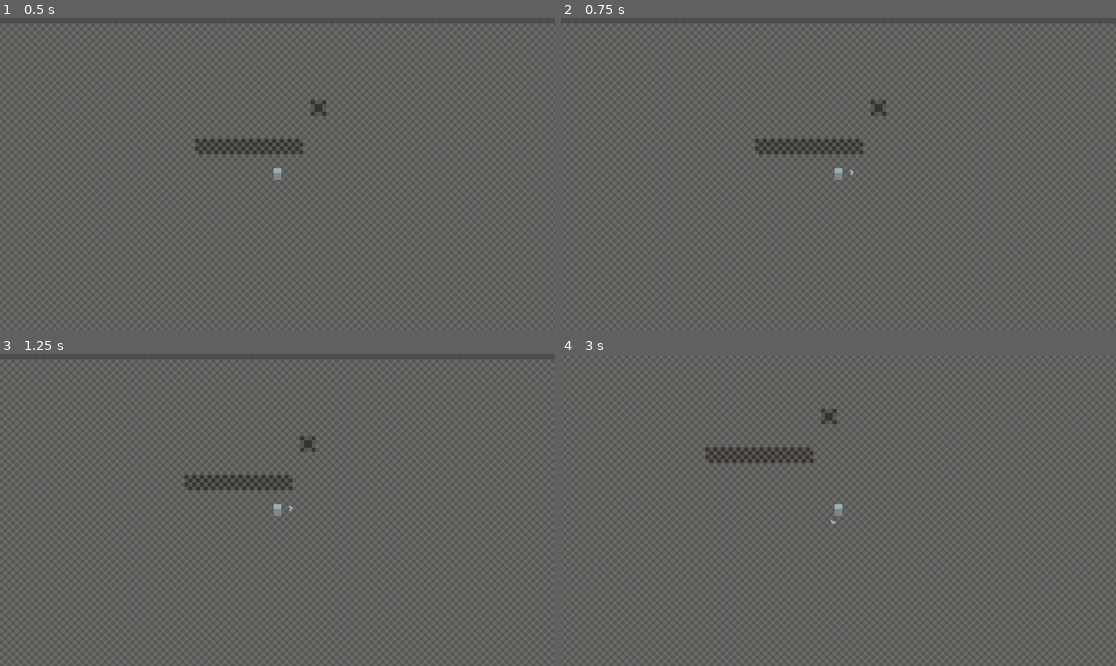
Above: before the commit, frames 1-4 (two rows, left to right).
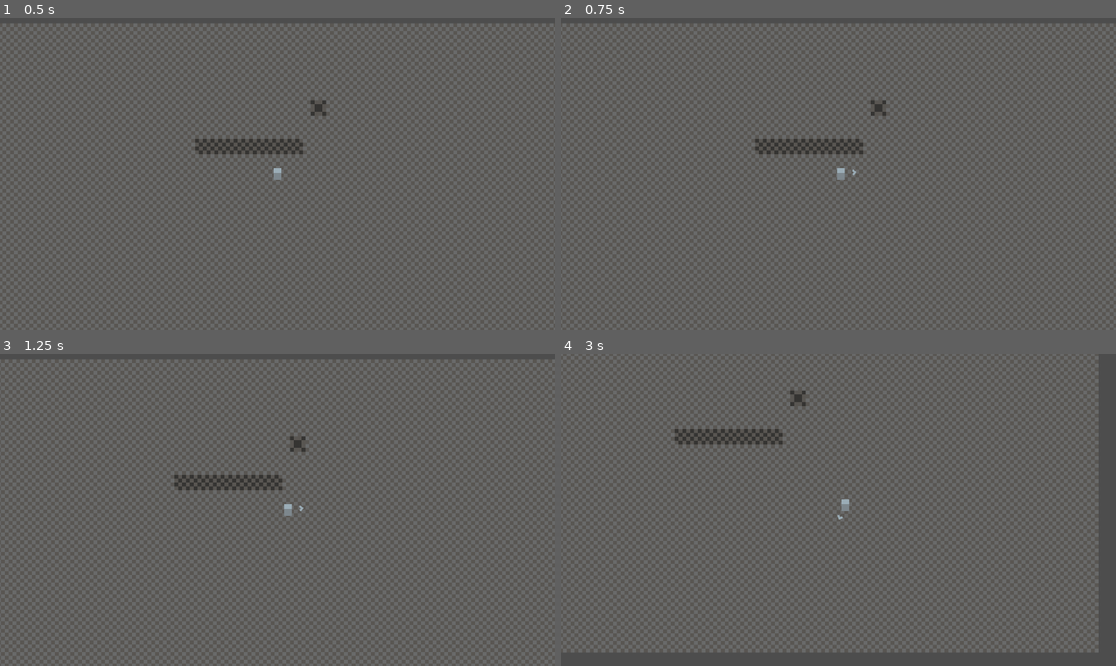
Above: after the commit, the same moments.

Repository: GudBoiNero/boomerang-boss-rush-mockup
Game: Godot game, scene res://levels/world.tscn
Two runs of this game, one before a commit and one after it. Both use one fixed random seed, a clock stepped at 60 frames per second and the inputs below.
Inputs (mouse positions are in pixels of both pictures, inside the frame that each line leads up to):
- Up to frame 1 (0.5 s): no input
- Up to frame 2 (0.75 s): tap Enter at 0.5 s; move the mouse to (960, 158) at 0.52 s; hold D (right) from 0.53 s (still down)
- Up to frame 3 (1.25 s): keep holding D (right)
- Up to frame 4 (3 s): move the mouse to (727, 525) at 1.27 s; release D (right) at 1.28 s; hold S (down) 1.28-2.03 s; move the mouse to (894, 441) at 2.02 s; hold D (right) 2.03-2.78 s; move the mouse to (810, 572) at 2.77 s; hold W (up) from 2.78 s (still down)

Frame 1 is identical in both runs. In frame 2, less than 0.1% of the frame differs, in the area x 49-54%, y 48-52%; in frame 3, 0.8%; in frame 4, 4.5%, in the area x 0-100%, y 0-100%.

Commit message:
some changes

Diff:
--- a/levels/world.tscn
+++ b/levels/world.tscn
@@ -35,7 +35,6 @@
 
 [node name="Player" parent="." instance=ExtResource("1_2mgkc")]
 position = Vector2(555, 281)
-floor_stop_on_slope = false
 
 [node name="Grid" type="TileMapLayer" parent="."]
 z_index = -1
--- a/player/player.tscn
+++ b/player/player.tscn
@@ -46,6 +46,8 @@
 [node name="Momentum" type="Node" parent="VelocityController"]
 unique_name_in_owner = true
 script = ExtResource("3_g1dw6")
+WALK_SPEED = 4000.0
+RUN_SPEED = 8000.0
 metadata/_custom_type_script = "uid://brdqq4wkc4kok"
 
 [node name="CollisionShape2D" type="CollisionShape2D" parent="."]
@@ -56,6 +58,8 @@
 texture = ExtResource("2_rkbax")
 
 [node name="Camera2D" type="Camera2D" parent="."]
+limit_smoothed = true
+position_smoothing_enabled = true
 
 [node name="Cursor" type="Node2D" parent="."]
 position = Vector2(0, 7)
--- a/player/player_input_service.gd
+++ b/player/player_input_service.gd
@@ -38,7 +38,8 @@
 
 
 func get_input() -> Vector2:
-	return get_input_raw().normalized()
+	var raw := get_input_raw()
+	return raw.limit_length(1.0) if raw.length() > 0.01 else Vector2.ZERO
 
 
 func get_aim() -> Vector2:
--- a/player/player_momentum_velocity.gd
+++ b/player/player_momentum_velocity.gd
@@ -5,10 +5,54 @@
 @export var RUN_SPEED := 10_000.0
 @export var SPRINT_SPEED := 16_000.0
 
+@export var WALK_TO_RUN_TRANSITION := 0.9
+
+@export var ACCEL_TIME : float = 0.1  # Acceleration time
+@export var DECEL_TIME : float = 0.2   # Deceleration (friction) time
+
 var _target_speed := 0.0
 var _speed := WALK_SPEED
 
+enum SpeedStates {
+	WALK, RUN, SPRINT
+}
+
+var speed_state : SpeedStates = SpeedStates.WALK
+
 func _velocity_physics_process(delta: float) -> void:
-	var input := PlayerInputService.get_input_raw()
+	var input := PlayerInputService.get_input()
 	PlayerInputService.get_aim()
-	_velocity = lerp(_velocity, input * delta * WALK_SPEED, 0.02)
+
+	# Determine max velocity for this frame
+	var max_velocity := _speed * delta
+	_velocity.limit_length(max_velocity)
+
+	# Handle speed state transitions
+	match speed_state:
+		SpeedStates.WALK:
+			var run_threshold := WALK_SPEED * delta * WALK_TO_RUN_TRANSITION
+			if _velocity.length() >= run_threshold or is_equal_approx(_velocity.length(), run_threshold):
+				speed_state = SpeedStates.RUN
+			_speed = WALK_SPEED
+
+		SpeedStates.RUN:
+			var walk_threshold := WALK_SPEED * delta * WALK_TO_RUN_TRANSITION
+			if _velocity.length() <= walk_threshold or is_equal_approx(_velocity.length(), walk_threshold):
+				speed_state = SpeedStates.WALK
+			_speed = RUN_SPEED
+
+		SpeedStates.SPRINT:
+			_speed = SPRINT_SPEED
+
+	# Compute target velocity from input and current speed
+	var target_velocity := _speed * input * delta
+
+	# Use different smoothing for accel vs decel
+	if input.length() > 0.01:
+		_velocity = _velocity.lerp(target_velocity, delta / ACCEL_TIME)
+	else:
+		_velocity = _velocity.lerp(Vector2.ZERO, delta / DECEL_TIME)
+
+	# Optional: hard stop if nearly zero
+	if _velocity.length() < 1.0:
+		_velocity = Vector2.ZERO
